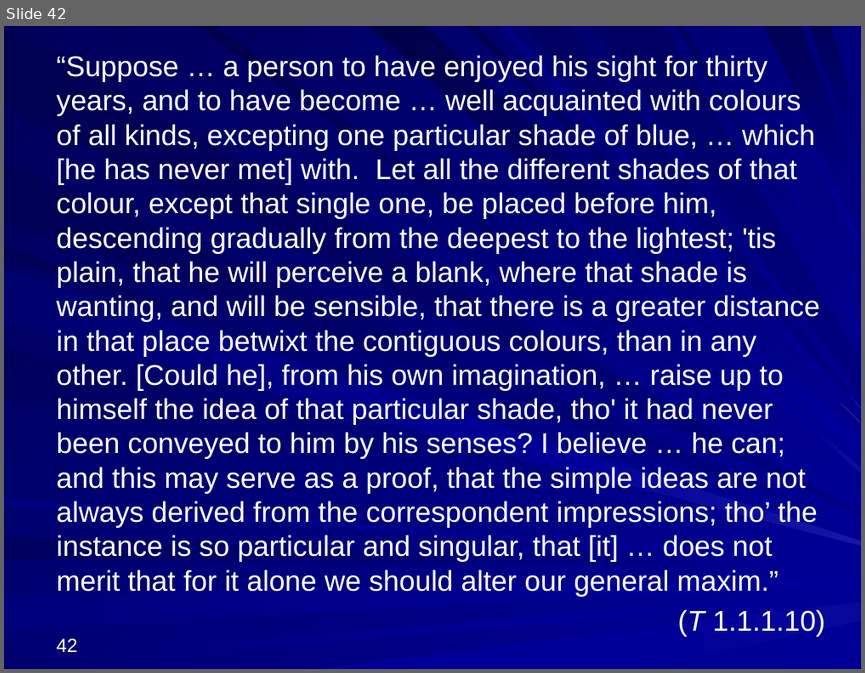
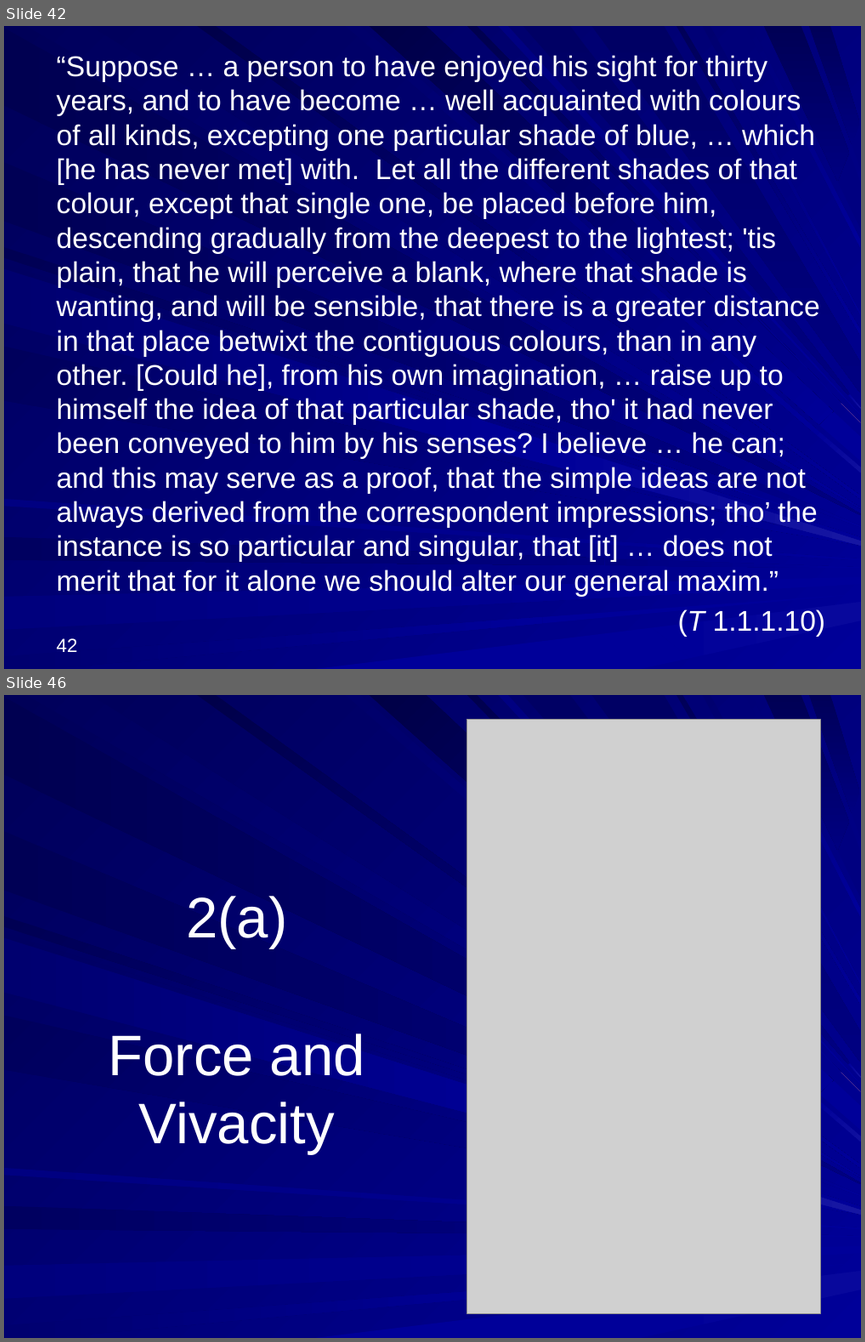
Before and after one commit to englishphilosophy/hume-texts-online, a slide deck: teaching/lectures/2025_Hume_MT_current.pptx. Shown one above the other, each under a label of ours: slide 42 before the commit, slides 42 and 46 after it; the slides between them are not shown. The pictures are 865x673 and 865x1342 pixels, drawn with LibreOffice and Linux fonts; fonts in the diff are those of the drawing; grey boxes stand for pictures. Boxes give left, top, right and bottom in pixels: in the first picture for what was removed or moved away, otherwise in the second. Text is boxed around its words. In the diff, an @@ line names an element or a change of style, - is before the commit and + after.

```diff
--- a/teaching/lectures/2025_Hume_MT_current.pptx
+++ b/teaching/lectures/2025_Hume_MT_current.pptx
@@ slide 46 added at box(4, 695, 861, 1338), background gradient #000078 to #000099; not listed: 37 template elements that a slide beside it also shows @@
@@ picture added at box(466, 719, 821, 1313) @@
@@ title added at box(108, 896, 365, 1154), 48 pt, text #FFFFFF @@
+2(a)
+Force and Vivacity
```
Also in this commit, not shown: 2 slides changed, 41 other slides added, 2 other files.
